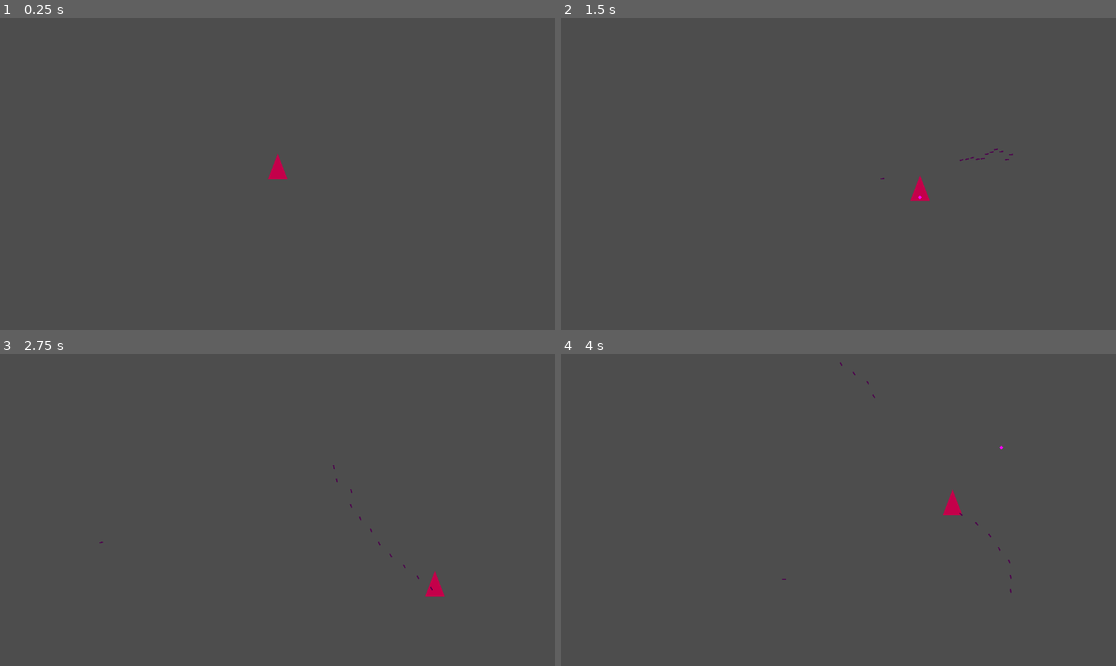
Above: before the commit, frames 1-4 (two rows, left to right).
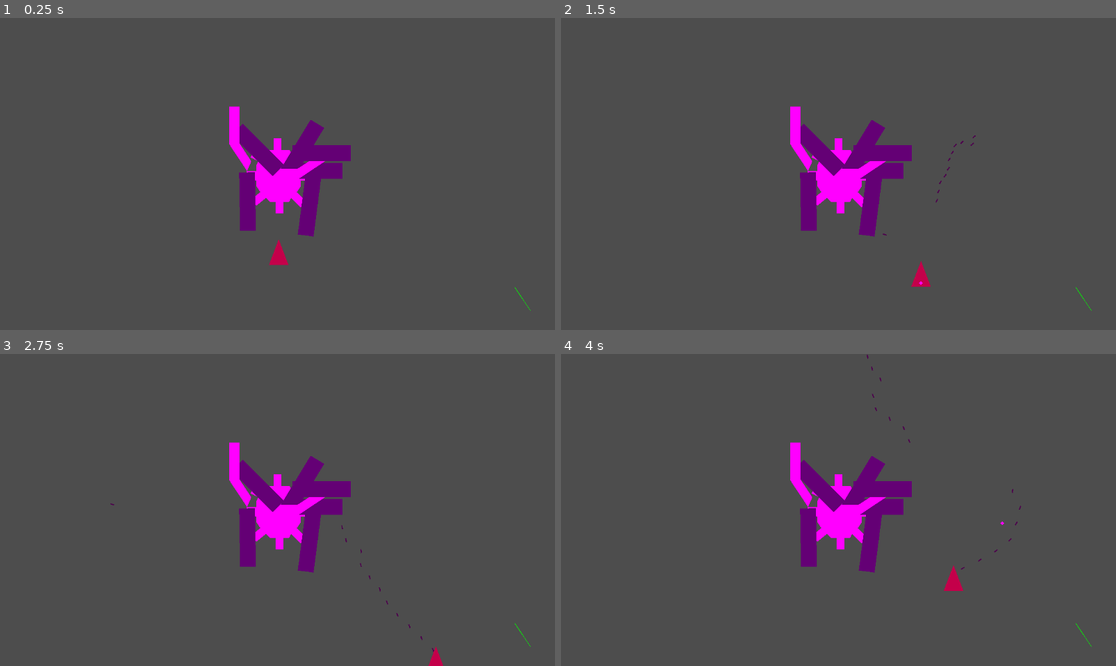
Above: after the commit, the same moments.

Repository: mparente88/impulse
Game: Godot game, scene res://scenes/main/main.tscn
Two runs of this game, one before a commit and one after it. Both use one fixed random seed, a clock stepped at 60 frames per second and the inputs below.
Inputs (mouse positions are in pixels of both pictures, inside the frame that each line leads up to):
- Up to frame 1 (0.25 s): no input
- Up to frame 2 (1.5 s): tap Enter at 0.5 s; move the mouse to (960, 158) at 0.52 s; press the mouse at (960, 158) at 0.53 s; hold Right (ui_right) 0.53-1.28 s; move the mouse to (727, 189) at 1.27 s; release the mouse at (727, 189) at 1.28 s; hold Down (ui_down) from 1.28 s (still down); tap Space (warp) at 1.35 s
- Up to frame 3 (2.75 s): move the mouse to (333, 441) at 2.02 s; release Down (ui_down) at 2.03 s; press the mouse at (333, 441) at 2.03 s; hold Right (ui_right) from 2.03 s (still down)
- Up to frame 4 (4 s): move the mouse to (810, 572) at 2.77 s; release Right (ui_right) at 2.78 s; release the mouse at (810, 572) at 2.78 s; hold Up (ui_up) 2.78-3.53 s; tap Space (warp) at 2.85 s; move the mouse to (1005, 556) at 3.52 s; press the mouse at (1005, 556) at 3.53 s; hold Left (ui_left) from 3.53 s (still down)

The runs differ from the first frame. In frame 1, 4.5% of the frame differs, in the area x 41-96%, y 28-94%; in frame 2, 4.7%; in frame 3, 4.6%; in frame 4, 4.7%, in the area x 39-96%, y 0-94%.

Commit message:
spawn enemy to screen center and add debug lines for connections

Diff:
--- a/scenes/main/main.tscn
+++ b/scenes/main/main.tscn
@@ -1,12 +1,19 @@
-[gd_scene load_steps=2 format=3 uid="uid://cbk8rtdslw4q2"]
+[gd_scene load_steps=6 format=3 uid="uid://cbk8rtdslw4q2"]
 
 [ext_resource type="PackedScene" uid="uid://cenjxg5ph7p7" path="res://scenes/player/player.tscn" id="1_8160y"]
+[ext_resource type="Script" path="res://scripts/bosses/enemy_spawner.gd" id="2_r5u8f"]
+[ext_resource type="PackedScene" uid="uid://c8nnx1ejatws3" path="res://scenes/player/core.tscn" id="3_lfsqt"]
+[ext_resource type="PackedScene" uid="uid://cc1pknr45d42y" path="res://scenes/player/Arm.tscn" id="4_6dmw5"]
+[ext_resource type="PackedScene" uid="uid://3cnoi7oqwejg" path="res://scenes/player/elbow.tscn" id="5_uoe1n"]
 
 [node name="Main" type="Node2D"]
+position = Vector2(1, 0)
 
 [node name="Gameplay" type="Node2D" parent="."]
+position = Vector2(0, 3)
 
 [node name="Player" parent="Gameplay" instance=ExtResource("1_8160y")]
+position = Vector2(1156, 1003)
 scale = Vector2(0.998073, 1.02167)
 
 [node name="Bullets" type="Node2D" parent="Gameplay"]
@@ -14,5 +21,13 @@
 [node name="CanvasLayer" type="CanvasLayer" parent="."]
 
 [node name="Camera2D" type="Camera2D" parent="."]
-position = Vector2(-1, 0)
+position = Vector2(1151, 650)
+scale = Vector2(10654.3, -256.069)
 zoom = Vector2(0.5, 0.5)
+
+[node name="EnemySpawner" type="Node2D" parent="."]
+position = Vector2(1153, 655)
+script = ExtResource("2_r5u8f")
+CoreScene = ExtResource("3_lfsqt")
+ArmScene = ExtResource("4_6dmw5")
+ElbowScene = ExtResource("5_uoe1n")
--- a/scenes/player/core.tscn
+++ b/scenes/player/core.tscn
@@ -12,27 +12,35 @@
 uv = PackedVector2Array(-221.35, -48.963, -189.35, -48.963, -189.35, -96.963, -157.35, -96.963, -157.35, -48.963, -125. …(626 unchanged characters)…
 
 [node name="CollisionPolygon2D" type="CollisionPolygon2D" parent="."]
+polygon = PackedVector2Array(-107, -76, -96, -108, -63, -92, -48, -101, -14, -101, -14, -150, 12, -150, 13, -100, 46, -100, 61, -76, 109, -101, 123, -81, 75, -59, 93, -31, 91, -7, 139, -6, 140, 19, 91, 20, 92, 46, 73, 68, 113, 111, 94, 130, 54, 88, 44, 109, 18, 107, 18, 156, -6, 154, -6, 106, -32, 106, -53, 88, -91, 122, -109, 103, -68, 69, -87, 46, -88, 18, -127, 18, -128, -15, -85, -15, -87, -40, -78, -61)
 
 [node name="ConnectionPoint1" type="Marker2D" parent="."]
 position = Vector2(0, -153)
+rotation = -1.56538
 
 [node name="ConnectionPoint2" type="Marker2D" parent="."]
-position = Vector2(7, 157)
+position = Vector2(119, -93)
+rotation = -0.512565
 
 [node name="ConnectionPoint3" type="Marker2D" parent="."]
-position = Vector2(117, -92)
+position = Vector2(142, 6)
 
 [node name="ConnectionPoint4" type="Marker2D" parent="."]
-position = Vector2(-98, 114)
+position = Vector2(107, 122)
+rotation = 0.8496
 
 [node name="ConnectionPoint5" type="Marker2D" parent="."]
-position = Vector2(142, 6)
+position = Vector2(6, 158)
+rotation = 1.5673
 
 [node name="ConnectionPoint6" type="Marker2D" parent="."]
-position = Vector2(-130, 2)
+position = Vector2(-102, 114)
+rotation = 2.34787
 
 [node name="ConnectionPoint7" type="Marker2D" parent="."]
-position = Vector2(105, 121)
+position = Vector2(-130, 2)
+rotation = -3.07323
 
 [node name="ConnectionPoint8" type="Marker2D" parent="."]
 position = Vector2(-105, -91)
+rotation = -2.74901
--- a/scenes/player/player.tscn
+++ b/scenes/player/player.tscn
@@ -26,5 +26,4 @@
 
 [node name="CollisionShape2D" type="CollisionShape2D" parent="."]
 position = Vector2(0, -8)
-scale = Vector2(1, 1)
 shape = SubResource("CircleShape2D_tnqbt")
--- /dev/null
+++ b/scripts/bosses/enemy_spawner.gd
@@ -0,0 +1,96 @@
+extends Node2D
+
+@export var CoreScene: PackedScene
+@export var ArmScene: PackedScene
+@export var ElbowScene: PackedScene
+
+func _ready():
+	assemble_enemy()
+
+func assemble_enemy():
+	var enemy = Node2D.new()
+	add_child(enemy)
+
+	# Spawn Core
+	var core = CoreScene.instantiate()
+	enemy.add_child(core)
+	core.position = Vector2(0, 0)  # Core starts at the enemy origin
+	print("Spawned Core at ", core.global_position)
+
+	# Store available connection points
+	var available_points = []
+	print("Checking available connection points:")
+	for i in range(1, 9):  # Assuming 8 connection points
+		var connection_point = core.get_node_or_null("ConnectionPoint" + str(i))
+		if connection_point:
+			available_points.append(connection_point)
+			print(" - Found: ConnectionPoint" + str(i), " at ", connection_point.global_position)
+		else:
+			print(" - ERROR: ConnectionPoint" + str(i) + " not found on Core!")
+
+	# Randomly determine number of arms
+	var num_arms = randi_range(2, 5)  # Adjust range for more/less arms
+	print("Spawning", num_arms, "arms")
+
+	for i in range(num_arms):
+		if available_points.is_empty():
+			print("No available connection points left!")
+			break
+
+		# Pick a random available connection point
+		var point_index = randi() % available_points.size()
+		var chosen_point = available_points.pop_at(point_index)
+
+		# Attach Arm
+		var arm = ArmScene.instantiate()
+		chosen_point.add_child(arm)  # Attach arm as a child of connection point
+		arm.position = Vector2.ZERO  # Keep it local to the attachment point
+		arm.rotation = chosen_point.global_rotation  # Fix rotation
+		print("Attached Arm at ", arm.global_position, " with rotation ", arm.global_rotation)
+
+		# Debug draw line from core to arm
+		draw_debug_line(chosen_point.global_position, arm.global_position, Color(1, 0, 0))
+
+		# Attach Elbow (random chance)
+		if randi_range(0, 1) == 1:
+			var elbow = ElbowScene.instantiate()
+			var elbow_point = arm.get_node_or_null("ConnectionPoint1")  # Attach elbow at end of arm
+			if elbow_point:
+				elbow_point.add_child(elbow)  # Attach elbow as a child
+				elbow.position = Vector2.ZERO  # Keep it local to the attachment point
+				elbow.rotation = elbow_point.global_rotation  # Fix rotation
+				print("Attached Elbow at ", elbow.global_position, " with rotation ", elbow.global_rotation)
+
+				# Debug line from arm to elbow
+				print("Drawing line from Arm to Elbow: ", arm.global_position, " to ", elbow.global_position)
+				draw_debug_line(arm.global_position, elbow.global_position, Color(0, 1, 0))
+
+				# (Optional) Attach another arm to the elbow
+				if randi_range(0, 1) == 1:
+					var extra_arm = ArmScene.instantiate()
+					var extra_point = elbow.get_node_or_null("ConnectionPoint2")
+					if extra_point:
+						extra_point.add_child(extra_arm)  # Attach extra arm
+						extra_arm.position = Vector2.ZERO
+						extra_arm.rotation = extra_point.global_rotation
+						print("Attached Extra Arm at ", extra_arm.global_position, " with rotation ", extra_arm.global_rotation)
+
+						# Debug line from elbow to extra arm
+						draw_debug_line(elbow.global_position, extra_arm.global_position, Color(0, 0, 1))
+					else:
+						print("ERROR: ConnectionPoint2 not found on Elbow!")
+			else:
+				print("ERROR: ConnectionPoint1 not found on Arm!")
+
+	return enemy
+
+
+# Debug helper to draw lines between connections
+func draw_debug_line(start_pos: Vector2, end_pos: Vector2, color: Color):
+	print("Drawing debug line from", start_pos, "to", end_pos)
+	var line = Line2D.new()
+	line.default_color = color
+	line.width = 2
+	line.add_point(start_pos)
+	line.add_point(end_pos)
+	add_child(line)
--- a/scripts/player/player.gd
+++ b/scripts/player/player.gd
@@ -2,9 +2,11 @@
 @export var crosshairs_scene: PackedScene # Assign the crosshairs.tscn in the Inspector
 @export var bullet_scene: PackedScene # Reference to the bullet scene
 @export var bullet_speed: float = 800
+@onready var camera = $"../../Camera2D" # Adjust if the camera is elsewhere
 const SHOOT_COOLDOWN = 0.05 # Time between shots in seconds
 var can_shoot = true # Tracks whether the player can currently shoot
 var is_shooting = false
+var screen_rect
 
 const SPEED = 450  # Maximum movement speed
 const ACCELERATION = 2300  # How quickly the player accelerates
@@ -27,6 +29,8 @@
 func _ready():
 	bullet_scene = preload("res://scenes/player/bullet.tscn")
 	crosshairs_scene = preload("res://scenes/player/crosshairs.tscn")
+	# Get the screen size from the viewport
+	screen_rect = get_viewport_rect()
 
 func _physics_process(_delta):
 	var input_direction = Vector2.ZERO
@@ -47,6 +51,24 @@
 
 	# Move the player
 	move_and_slide()
+
+	# Get Camera Boundaries
+	var camera_position = camera.position
+	var viewport_size = get_viewport_rect().size
+	var zoom = camera.zoom
+
+	# Calculate the camera's visible area
+	var half_width = (viewport_size.x * 0.5) / zoom.x
+	var half_height = (viewport_size.y * 0.5) / zoom.y
+
+	var min_x = camera_position.x - half_width
+	var max_x = camera_position.x + half_width
+	var min_y = camera_position.y - half_height
+	var max_y = camera_position.y + half_height
+
+	# Clamp the player's position within the visible area
+	position.x = clamp(position.x, min_x, max_x)
+	position.y = clamp(position.y, min_y, max_y)
 
 	# Handle continuous shooting
 	if is_shooting and can_shoot:
@@ -108,6 +130,9 @@
 	is_ready_to_warp = false
 
 func shoot():
+	var bullet_spawn_offset = Vector2(0, -60) # Adjust this value to move bullet spawn location
+	var bullet_position = self.global_position + bullet_spawn_offset.rotated(rotation)
+
 	var bullet = bullet_scene.instantiate()  # Create a new bullet
 	var mouse_pos = get_global_mouse_position()
 	var direction = (mouse_pos - global_position).normalized()  # Direction toward the mouse
@@ -116,7 +141,7 @@
 	var random_variance = randf_range(-0.05, 0.05)  # Adjust this range for more or less variance
 	direction = direction.rotated(random_variance)
 
-	bullet.global_position = self.global_position  # Position the bullet at the player
+	bullet.global_position = bullet_position  # Position the bullet at the player
 	bullet.rotation = direction.angle() + deg_to_rad(90)
 	bullet.linear_velocity = direction * bullet_speed  # Set bullet velocity
 
